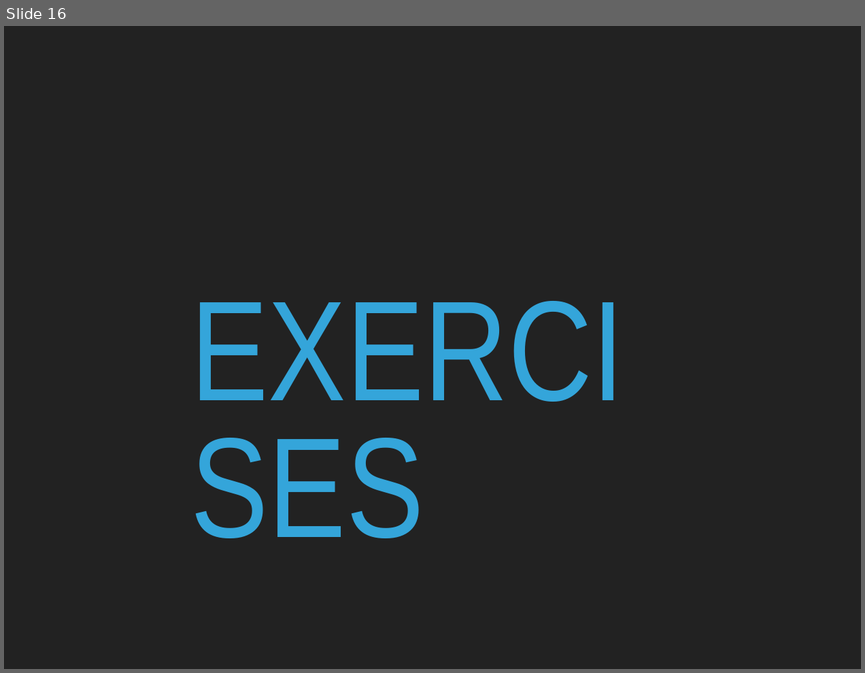
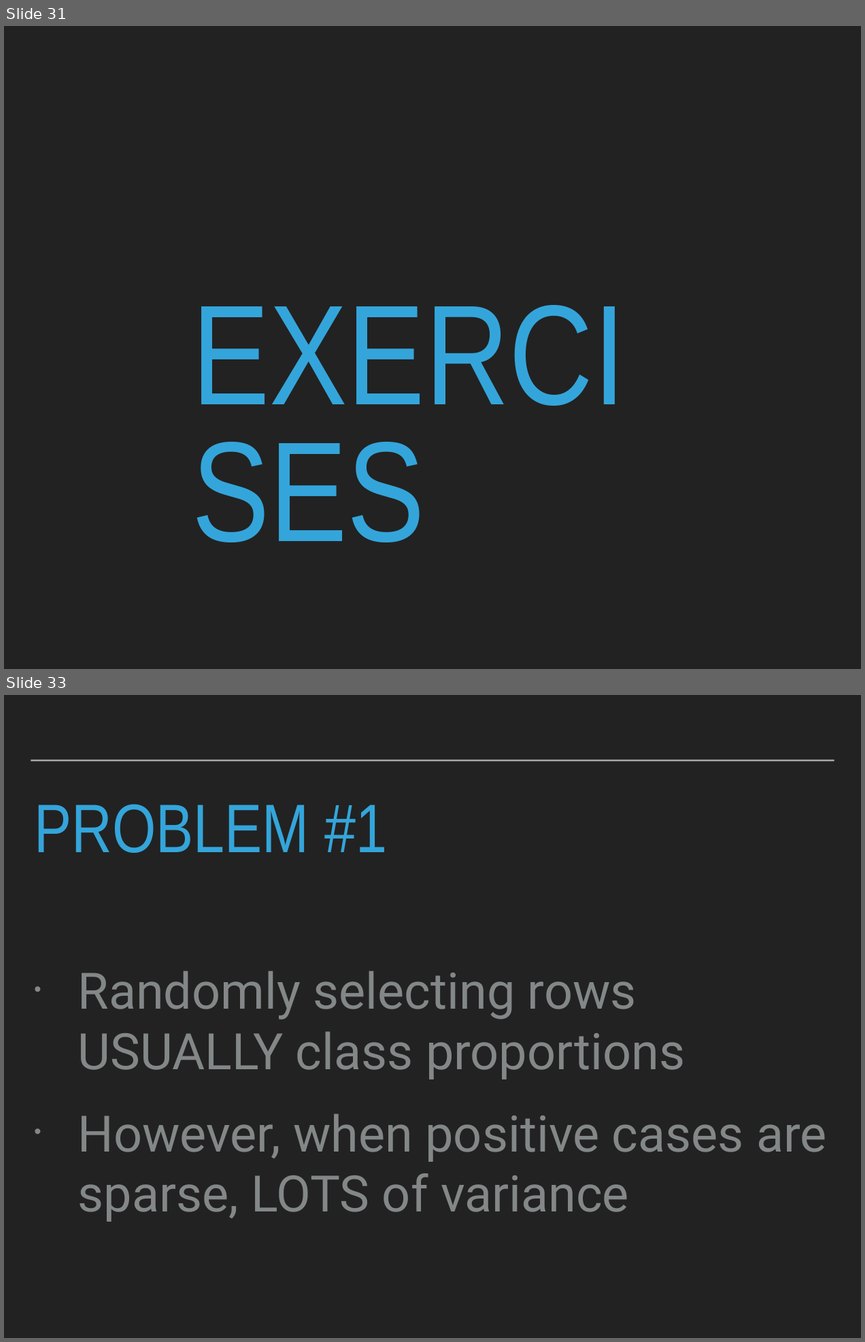
Before and after one commit to patricks1/noble-machine-learning, a slide deck: Session4/Session4_Slides.pptx. Shown one above the other, each under a label of ours: slide 16 before the commit, slides 31 and 33 after it; the slides between them are not shown. The pictures are 865x673 and 865x1342 pixels, drawn with LibreOffice and Linux fonts; fonts in the diff are those of the drawing. Boxes give left, top, right and bottom in pixels: in the first picture for what was removed or moved away, otherwise in the second. Text is boxed around its words. In the diff, an @@ line names an element or a change of style, - is before the commit and + after.

```diff
--- a/Session4/Session4_Slides.pptx
+++ b/Session4/Session4_Slides.pptx
@@ slide 33 added at <box>4,695,861,1338</box>, background #222222 @@
@@ line added from (31, 761) to (834, 761), #A6AAA9 2 pt @@
@@ title added at <box>34,804,388,853</box>, 82 pt, text #34A5DA @@
+PROBLEM #1
@@ text added at <box>78,971,827,1221</box>, 60 pt, text #838787 @@
+• Randomly selecting rows USUALLY class proportions
+• However, when positive cases are sparse, LOTS of variance
@@ what was slide 16 is now slide 31 @@
@@ slide 31 changed as well @@
@@ title "EXERCISES" rewrapped from <box>188,288,678,457</box> to <box>188,293,676,590</box> @@
```
Also in this commit, not shown: 40 other slides added, 42 slides removed, 4 other files.
